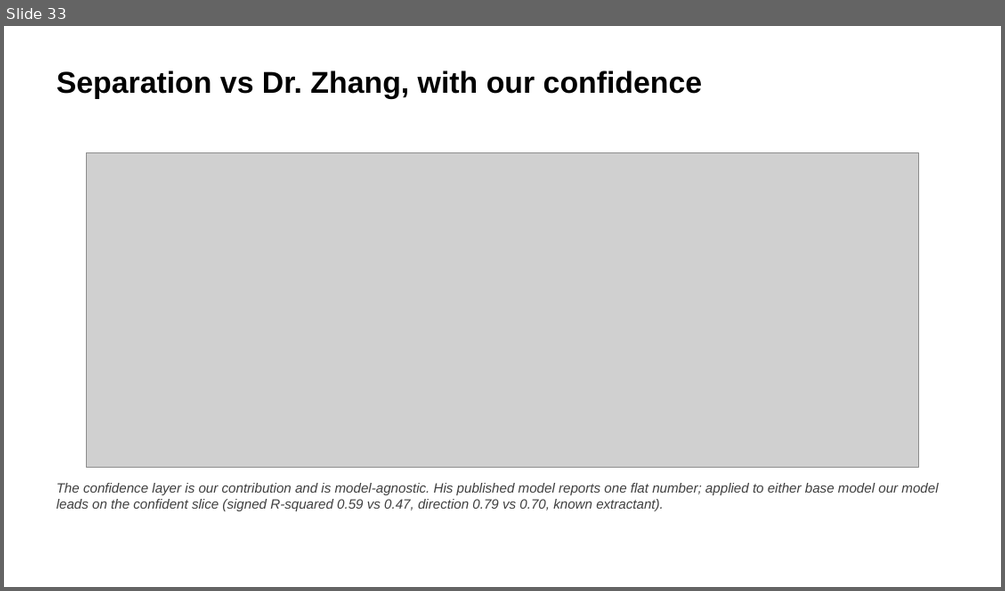
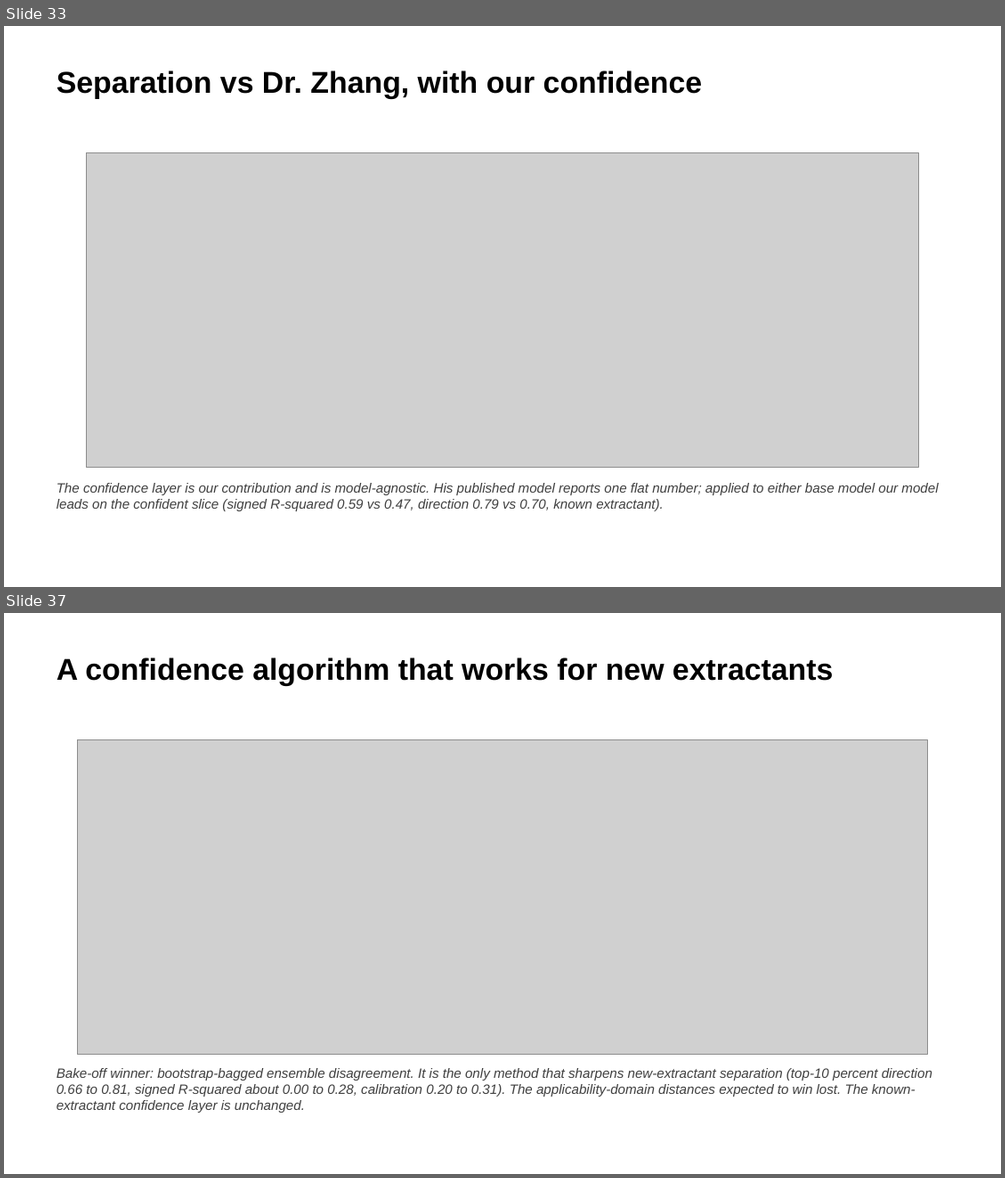
Before and after one commit to SkyEpstein/Machine-learning-to-separate-f-elements-2, a slide deck: docs/REE_Results_Slides_Final.pptx. Shown one above the other, each under a label of ours: slide 33 before the commit, slides 33 and 37 after it; the slides between them are not shown. The pictures are 1005x591 and 1005x1178 pixels, drawn with LibreOffice and Linux fonts; fonts in the diff are those of the drawing; grey boxes stand for pictures. Boxes give left, top, right and bottom in pixels: in the first picture for what was removed or moved away, otherwise in the second. Text is boxed around its words. In the diff, an @@ line names an element or a change of style, - is before the commit and + after.

```diff
--- a/docs/REE_Results_Slides_Final.pptx
+++ b/docs/REE_Results_Slides_Final.pptx
@@ slide 37 added at bbox=[4, 613, 1001, 1174], background #FFFFFF @@
@@ text added at bbox=[57, 657, 833, 686], 29 pt, text #000000, bold @@
+A confidence algorithm that works for new extractants
@@ picture added at bbox=[77, 740, 928, 1054] @@
@@ text added at bbox=[57, 1068, 932, 1112], 13 pt, text #404040, italic @@
+Bake-off winner: bootstrap-bagged ensemble disagreement. It is the only method that sharpens new-extractant separation (top-10 percent direction 0.66 to 0.81, signed R-squared about 0.00 to 0.28, calibration 0.20 to 0.31). The applicability-domain distances expected to win lost. The known-extractant confidence layer is unchanged.
```
Also in this commit, not shown: 3 other slides added, 38 other files.
